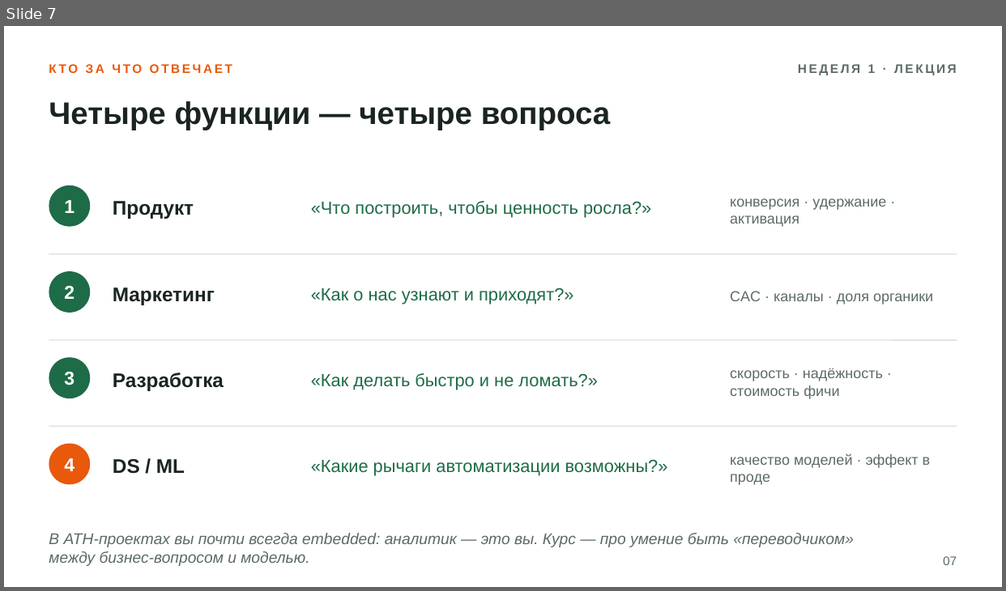
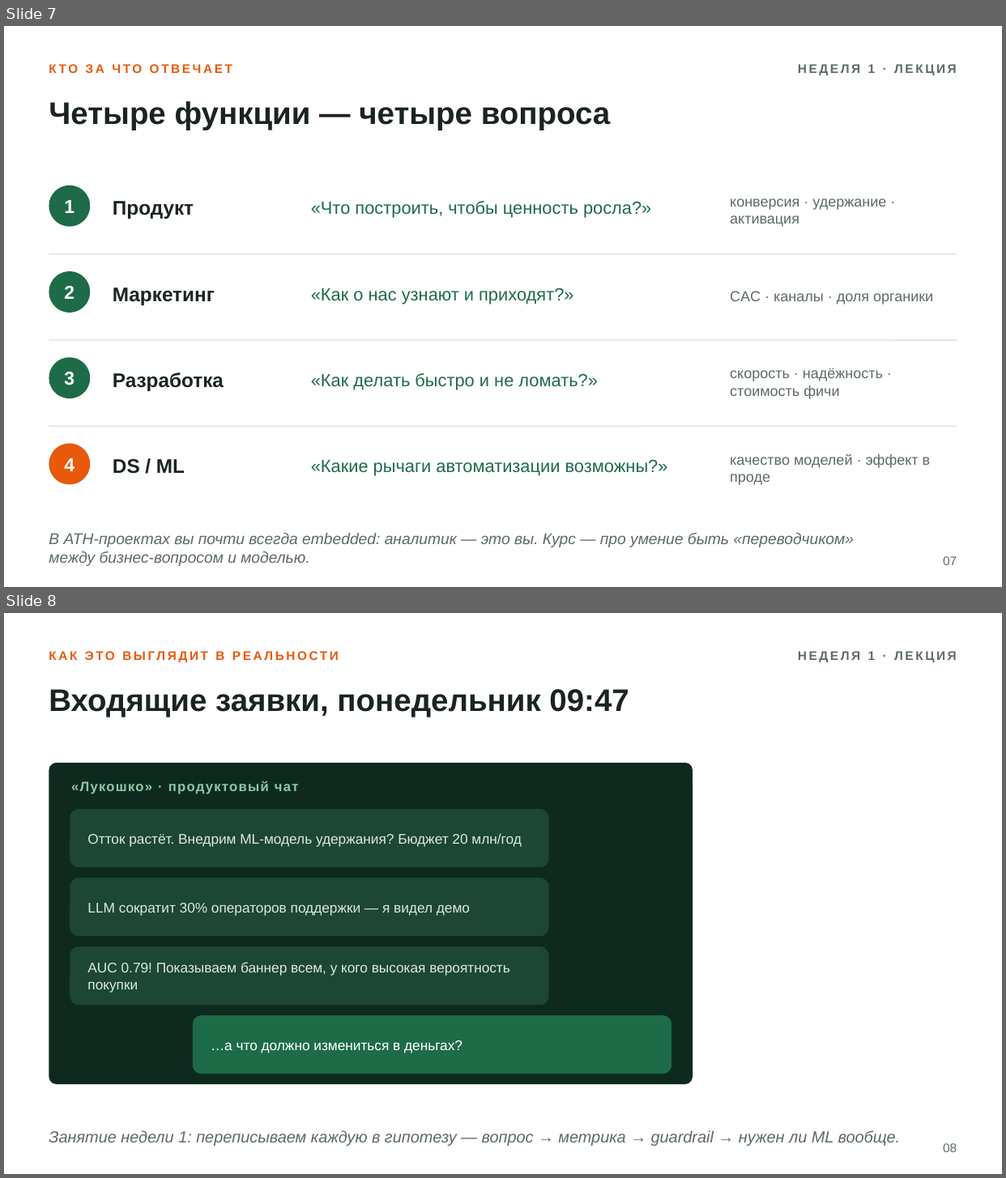
Before and after one commit to gavnukkk97/itmo-product-analytics, a slide deck: неделя-01/лекция-01.pptx. Shown one above the other, each under a label of ours: slide 7 before the commit, slides 7 and 8 after it. The pictures are 1006x591 and 1006x1178 pixels, drawn with LibreOffice and Linux fonts; fonts in the diff are those of the drawing. Boxes give left, top, right and bottom in pixels: in the first picture for what was removed or moved away, otherwise in the second. Text is boxed around its words. In the diff, an @@ line names an element or a change of style, - is before the commit and + after.

Commit message:
Пилот мем-слайдов: чатик заявок, дрейк «сначала модель», ожидание/реальность (лекция 1, 18 слайдов)

```diff
--- a/неделя-01/лекция-01.pptx
+++ b/неделя-01/лекция-01.pptx
@@ slide 8 added at (x1=4, y1=613, x2=1002, y2=1174), background #FFFFFF @@
@@ text added at (x1=49, y1=651, x2=339, y2=662), 12 pt, text #E8590C, bold @@
+КАК ЭТО ВЫГЛЯДИТ В РЕАЛЬНОСТИ
@@ text added at (x1=798, y1=651, x2=957, y2=662), 12 pt, text #5C6B63, bold @@
+НЕДЕЛЯ 1 · ЛЕКЦИЯ
@@ text added at (x1=49, y1=689, x2=629, y2=717), 30 pt, text #1A2420, bold @@
+Входящие заявки, понедельник 09:47
@@ rounded rectangle added at (x1=49, y1=763, x2=692, y2=1084), fill #0E2A1F @@
@@ text added at (x1=71, y1=781, x2=299, y2=794), 13 pt, text #8FC7A8, bold @@
+«Лукошко» · продуктовый чат
@@ rounded rectangle added at (x1=70, y1=809, x2=549, y2=867), fill #1D4634 @@
@@ text added at (x1=87, y1=833, x2=521, y2=846), 13.5 pt, text #D9EADF @@
+Отток растёт. Внедрим ML-модель удержания? Бюджет 20 млн/год
@@ rounded rectangle added at (x1=70, y1=878, x2=549, y2=936), fill #1D4634 @@
@@ text added at (x1=87, y1=903, x2=470, y2=915), 13.5 pt, text #D9EADF @@
+LLM сократит 30% операторов поддержки — я видел демо
@@ rounded rectangle added at (x1=70, y1=947, x2=549, y2=1005), fill #1D4634 @@
@@ text added at (x1=87, y1=962, x2=510, y2=993), 13.5 pt, text #D9EADF @@
+AUC 0.79! Показываем баннер всем, у кого высокая вероятность покупки
@@ rounded rectangle added at (x1=193, y1=1016, x2=671, y2=1074), fill #1E6B47 @@
@@ text added at (x1=211, y1=1041, x2=462, y2=1053), 13.5 pt, text #FFFFFF @@
+…а что должно измениться в деньгах?
@@ text added at (x1=49, y1=1131, x2=901, y2=1146), 15.5 pt, text #5C6B63, italic @@
+Занятие недели 1: переписываем каждую в гипотезу — вопрос → метрика → guardrail → нужен ли ML вообще.
@@ text added at (x1=943, y1=1144, x2=957, y2=1152), 12 pt, text #5C6B63 @@
+08
```
Also in this commit, not shown: 9 slides changed, 2 other slides added, 2 other files.
